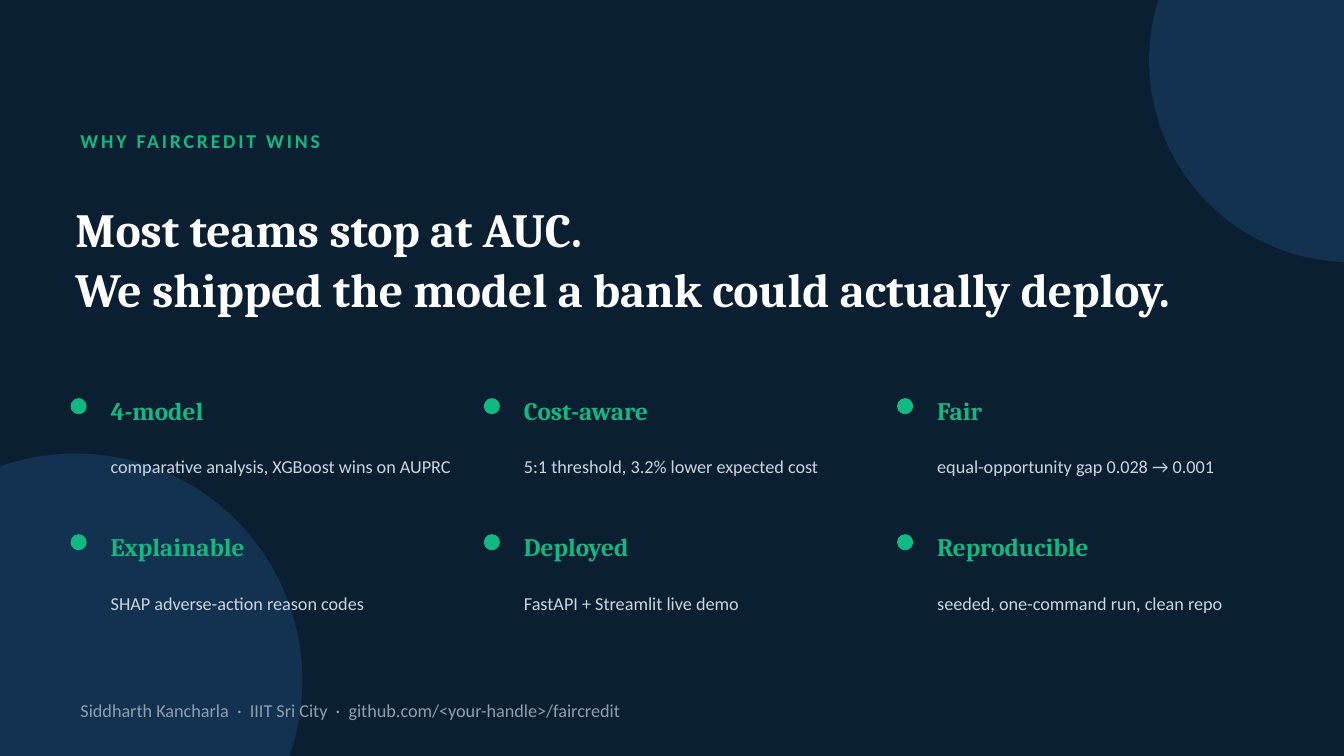
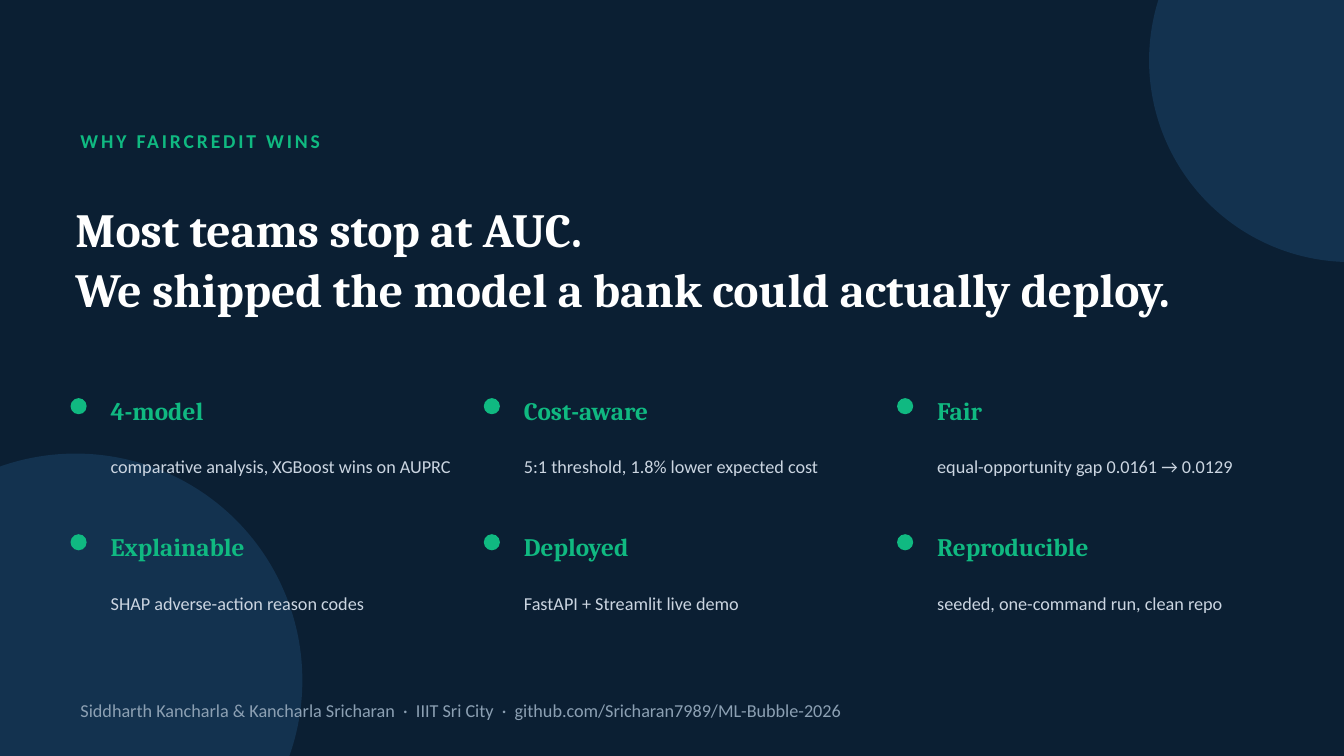
Before and after one commit to Sricharan7989/ML-Bubble-2026, a slide deck: slide 11 of FairCredit_ML_Bubble_2026.pptx. Drawn at 1344x756 pixels with LibreOffice and Linux fonts; fonts in the diff are those of the drawing. Boxes give left, top, right and bottom in pixels: in the first picture for what was removed or moved away, otherwise in the second. Text is boxed around its words. In the diff, an @@ line names an element or a change of style, - is before the commit and + after.

```diff
--- a/FairCredit_ML_Bubble_2026.pptx
+++ b/FairCredit_ML_Bubble_2026.pptx
@@ text at bbox=[524, 460, 818, 476]: text changed @@
-5:1 threshold, 3.2% lower expected cost
+5:1 threshold, 1.8% lower expected cost
@@ text at bbox=[937, 460, 1233, 476]: text changed @@
-equal-opportunity gap 0.028 → 0.001
+equal-opportunity gap 0.0161 → 0.0129
@@ text at bbox=[80, 704, 841, 720]: text changed @@
-Siddharth Kancharla · IIIT Sri City · github.com/<your-handle>/faircredit
+Siddharth Kancharla & Kancharla Sricharan · IIIT Sri City · github.com/Sricharan7989/ML-Bubble-2026
```
Also in this commit, not shown: 6 other slides changed, 1 slide added, 1 slide removed, 2 other files.
